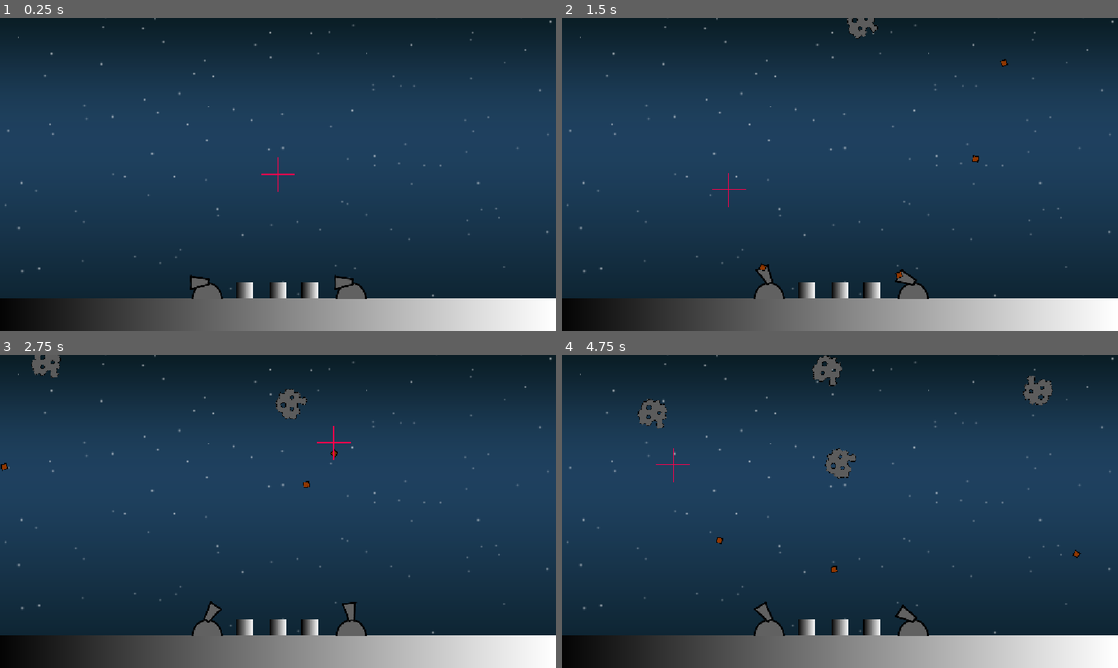
Above: before the commit, frames 1-4 (two rows, left to right).
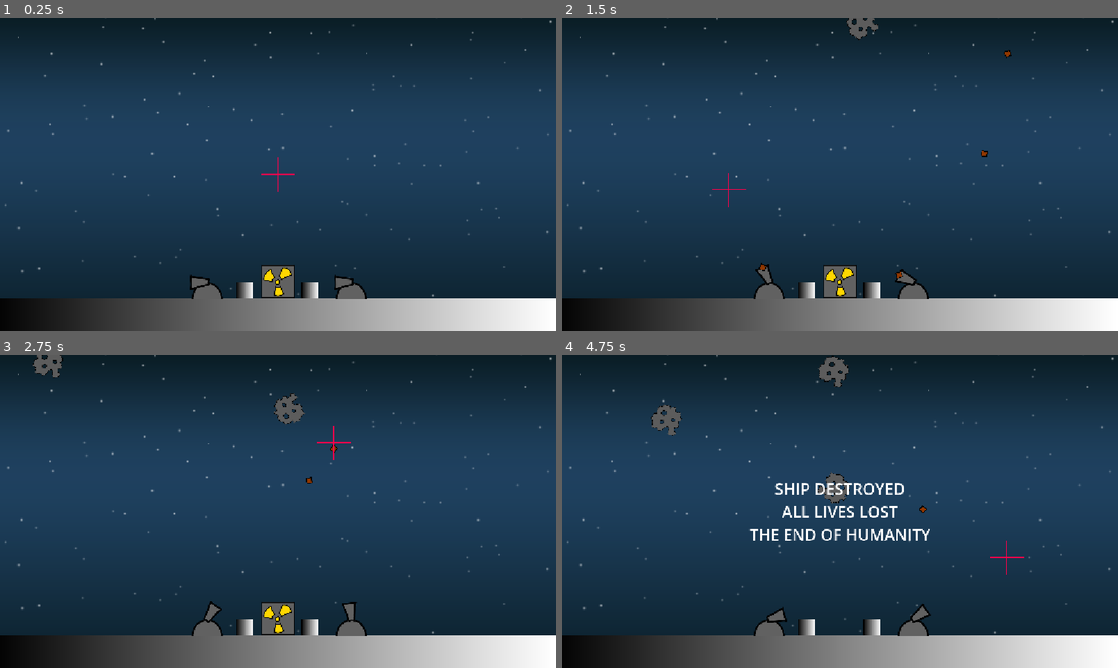
Above: after the commit, the same moments.

Repository: AndrewHay/meteor-strike
Game: Godot game, scene res://root.tscn
Same seed, same stepped clock (60 frames per second), same inputs: the game is played once before the commit and once after it.
Inputs (mouse positions are in pixels of both pictures, inside the frame that each line leads up to):
- Up to frame 1 (0.25 s): no input
- Up to frame 2 (1.5 s): tap Enter at 0.5 s; move the mouse to (962, 158) at 0.52 s; click (962, 158) at 0.67 s; move the mouse to (728, 190) at 1.27 s; click (728, 190) at 1.42 s
- Up to frame 3 (2.75 s): move the mouse to (333, 442) at 2.02 s; click (333, 442) at 2.17 s
- Up to frame 4 (4.75 s): move the mouse to (812, 574) at 2.77 s; click (812, 574) at 2.92 s; move the mouse to (1006, 558) at 3.52 s; click (1006, 558) at 3.67 s; move the mouse to (673, 464) at 4.27 s; click (673, 464) at 4.42 s

The runs differ from the first frame. In frame 1, 0.6% of the frame differs, in the area x 47-53%, y 78-90%; in frame 2, 0.8%; in frame 3, 1.1%; in frame 4, 3.7%, in the area x 13-94%, y 0-90%.

Commit message:
Add losing condition

Diff:
--- a/crosshair/crosshair.gd
+++ b/crosshair/crosshair.gd
@@ -1,5 +1,6 @@
 extends Sprite2D
 
 func _input(event: InputEvent) -> void:
+	if not Game.instance.playing: return
 	if event is InputEventMouseMotion:
 		global_position = get_global_mouse_position()
--- a/level/level.tscn
+++ b/level/level.tscn
@@ -3,6 +3,7 @@
 [ext_resource type="Script" uid="uid://d320oj6nwyvko" path="res://level/level.gd" id="1_ktfr2"]
 [ext_resource type="Texture2D" uid="uid://cyh6vowjriiba" path="res://assets/bg_1_1.png" id="1_vkbyq"]
 [ext_resource type="PackedScene" uid="uid://cbcdxli8t5l72" path="res://house/house.tscn" id="2_vkbyq"]
+[ext_resource type="PackedScene" uid="uid://v2r2xuyshift" path="res://reactor/reactor.tscn" id="3_44x8d"]
 [ext_resource type="PackedScene" uid="uid://cnavm0immy15t" path="res://static_box.tscn" id="3_ktfr2"]
 [ext_resource type="PackedScene" uid="uid://3ic1cyif1etj" path="res://turret/turret.tscn" id="5_ktfr2"]
 
@@ -15,8 +16,8 @@
 [node name="Sprite2D" type="Sprite2D" parent="Parallax2D" unique_id=65056790]
 texture = ExtResource("1_vkbyq")
 
-[node name="House" parent="." unique_id=1658777344 instance=ExtResource("2_vkbyq")]
-position = Vector2(0, 433)
+[node name="Reactor" parent="." unique_id=1853265617 instance=ExtResource("3_44x8d")]
+position = Vector2(0, 401)
 
 [node name="House2" parent="." unique_id=823515509 instance=ExtResource("2_vkbyq")]
 position = Vector2(120, 433)
--- a/project.godot
+++ b/project.godot
@@ -25,6 +25,8 @@
 
 3d/physics_engine="Jolt Physics"
 2d/default_gravity=98.0
+2d/default_linear_damp=0.0
+2d/default_angular_damp=0.10000000000000007
 
 [rendering]
 
--- /dev/null
+++ b/reactor/reactor.gd
@@ -0,0 +1,7 @@
+extends RigidBody2D
+
+func _on_body_entered(body: Node) -> void:
+	if body is RigidBody2D:
+		print("BOOM")
+		Game.instance.game_over()
+		queue_free()
--- /dev/null
+++ b/reactor/reactor.tscn
@@ -0,0 +1,17 @@
+[gd_scene format=3 uid="uid://v2r2xuyshift"]
+
+[ext_resource type="Script" uid="uid://k5godhgpqhas" path="res://reactor/reactor.gd" id="1_6e2y7"]
+[ext_resource type="Texture2D" uid="uid://bmcaly3g4yh5q" path="res://reactor/reactor.png" id="2_o6ihl"]
+
+[node name="Reactor" type="RigidBody2D" unique_id=1853265617]
+contact_monitor = true
+max_contacts_reported = 1
+script = ExtResource("1_6e2y7")
+
+[node name="Sprite2D" type="Sprite2D" parent="." unique_id=807814666]
+texture = ExtResource("2_o6ihl")
+
+[node name="CollisionPolygon2D" type="CollisionPolygon2D" parent="." unique_id=179736795]
+polygon = PackedVector2Array(-64, -64, -64, 64, 64, 64, 64, -64)
+
+[connection signal="body_entered" from="." to="." method="_on_body_entered"]
--- a/root.gd
+++ b/root.gd
@@ -1,6 +1,22 @@
 extends Node2D
+class_name Game
 
+static var instance : Game
+@export var ui : UI
+
+var playing = true
+
+func _enter_tree() -> void:
+	instance = self
+
+func _exit_tree() -> void:
+	instance = null
 
 # Called when the node enters the scene tree for the first time.
 func _ready() -> void:
 	DisplayServer.window_set_mode(DisplayServer.WINDOW_MODE_FULLSCREEN)
+
+func game_over():
+	playing = false
+	print("Game over")
+	ui.game_over()
--- a/root.tscn
+++ b/root.tscn
@@ -3,9 +3,11 @@
 [ext_resource type="PackedScene" uid="uid://q7o6ygniny5a" path="res://level/level.tscn" id="1_pyidc"]
 [ext_resource type="Script" uid="uid://dk10km1ofrgey" path="res://root.gd" id="1_vvh5c"]
 [ext_resource type="PackedScene" uid="uid://brckowiu61j6c" path="res://crosshair/crosshair.tscn" id="4_28aoi"]
+[ext_resource type="PackedScene" uid="uid://dh0jbh82iffw8" path="res://ui/ui.tscn" id="4_jnlp7"]
 
-[node name="Root" type="Node2D" unique_id=2002437452]
+[node name="Root" type="Node2D" unique_id=2002437452 node_paths=PackedStringArray("ui")]
 script = ExtResource("1_vvh5c")
+ui = NodePath("UI")
 
 [node name="Level" parent="." unique_id=972982531 instance=ExtResource("1_pyidc")]
 
@@ -13,3 +15,5 @@
 zoom = Vector2(0.55, 0.55)
 
 [node name="Crosshair" parent="." unique_id=1168615329 instance=ExtResource("4_28aoi")]
+
+[node name="UI" parent="." unique_id=495199274 instance=ExtResource("4_jnlp7")]
--- a/turret/turret.gd
+++ b/turret/turret.gd
@@ -6,6 +6,7 @@
 
 # Called when the node enters the scene tree for the first time.
 func _input(event: InputEvent) -> void:
+	if not Game.instance.playing: return
 	if event is InputEventMouseButton and event.is_pressed():
 		var b = BULLET.instantiate()
 		b.position = position
--- /dev/null
+++ b/ui/ui.gd
@@ -0,0 +1,6 @@
+extends Control
+class_name UI
+
+func game_over():
+	$GameLostScreen.visible = true
+	$GameVictoryScreen.visible = false
--- /dev/null
+++ b/ui/ui.tscn
@@ -0,0 +1,71 @@
+[gd_scene format=3 uid="uid://dh0jbh82iffw8"]
+
+[ext_resource type="Script" uid="uid://bsqckvuxwmi2n" path="res://ui/ui.gd" id="1_nb4k0"]
+
+[sub_resource type="Theme" id="Theme_vvh5c"]
+default_font_size = 60
+
+[node name="UI" type="Control" unique_id=495199274]
+layout_mode = 3
+anchors_preset = 15
+anchor_right = 1.0
+anchor_bottom = 1.0
+grow_horizontal = 2
+grow_vertical = 2
+script = ExtResource("1_nb4k0")
+
+[node name="GameLostScreen" type="Control" parent="." unique_id=1848755383]
+visible = false
+layout_mode = 1
+anchors_preset = 15
+anchor_right = 1.0
+anchor_bottom = 1.0
+grow_horizontal = 2
+grow_vertical = 2
+
+[node name="Label" type="Label" parent="GameLostScreen" unique_id=496114151]
+layout_mode = 1
+anchors_preset = 8
+anchor_left = 0.5
+anchor_top = 0.5
+anchor_right = 0.5
+anchor_bottom = 0.5
+offset_left = -46.0
+offset_top = -11.5
+offset_right = 46.0
+offset_bottom = 11.5
+grow_horizontal = 2
+grow_vertical = 2
+theme = SubResource("Theme_vvh5c")
+text = "SHIP DESTROYED
+ALL LIVES LOST
+THE END OF HUMANITY"
+horizontal_alignment = 1
+vertical_alignment = 1
+
+[node name="GameVictoryScreen" type="Control" parent="." unique_id=1737026995]
+visible = false
+layout_mode = 1
+anchors_preset = 15
+anchor_right = 1.0
+anchor_bottom = 1.0
+grow_horizontal = 2
+grow_vertical = 2
+
+[node name="Label" type="Label" parent="GameVictoryScreen" unique_id=1513750877]
+layout_mode = 1
+anchors_preset = 8
+anchor_left = 0.5
+anchor_top = 0.5
+anchor_right = 0.5
+anchor_bottom = 0.5
+offset_left = -46.0
+offset_top = -11.5
+offset_right = 46.0
+offset_bottom = 11.5
+grow_horizontal = 2
+grow_vertical = 2
+theme = SubResource("Theme_vvh5c")
+text = "SUCCESS"
+horizontal_alignment = 1
+vertical_alignment = 1
Not shown, added: reactor/reactor.gd.uid
Binary file added: reactor/reactor.png
Not shown, added: reactor/reactor.png.import
Not shown, added: ui/ui.gd.uid
